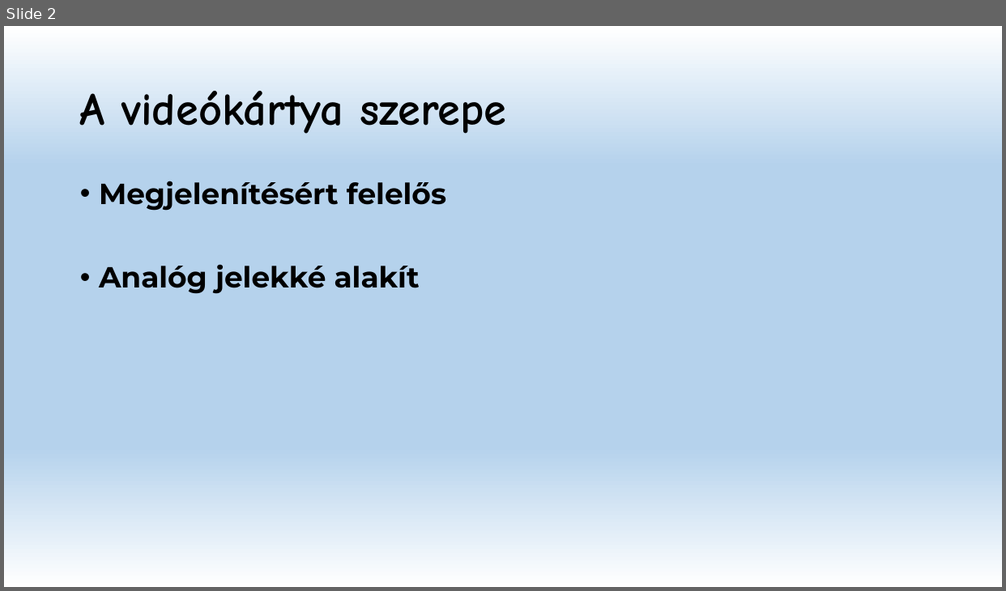
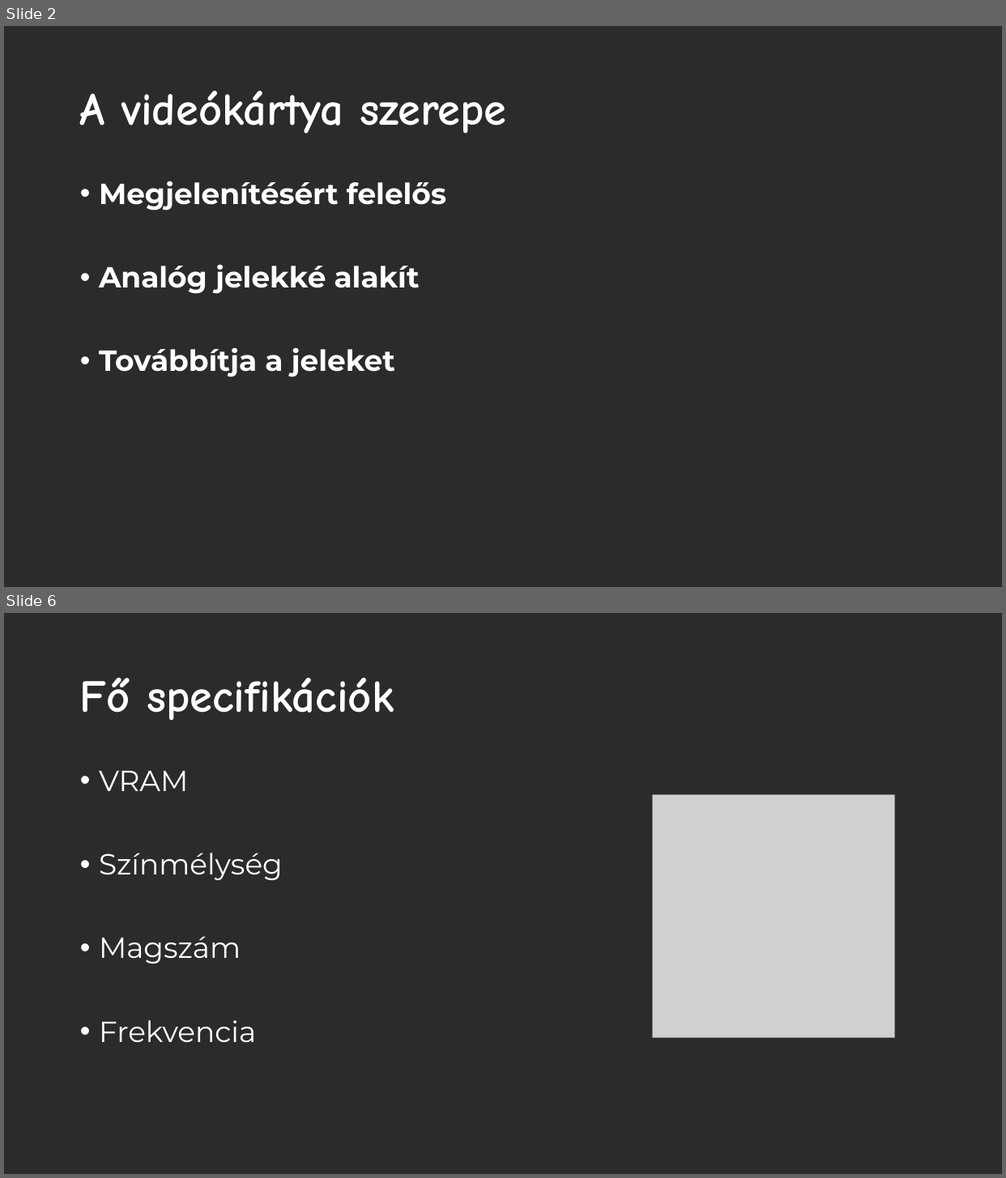
Before and after one commit to Sauher/SchauerRepo, a slide deck: Videókártya.pptx. Shown one above the other, each under a label of ours: slide 2 before the commit, slides 2 and 6 after it; the slides between them are not shown. The pictures are 1006x591 and 1006x1178 pixels, drawn with LibreOffice and Linux fonts; fonts in the diff are those of the drawing; grey boxes stand for pictures; background and template pictures are left out; a plain dark background stands for a picture behind light text. Boxes give left, top, right and bottom in pixels: in the first picture for what was removed or moved away, otherwise in the second. Text is boxed around its words. In the diff, an @@ line names an element or a change of style, - is before the commit and + after.

```diff
--- a/Videókártya.pptx
+++ b/Videókártya.pptx
@@ slide 6 added at <box>4,613,1002,1174</box>, background picture (left out) @@
@@ title added at <box>80,678,394,721</box>, 44 pt, text #FFFFFF, bold @@
+Fő specifikációk
@@ text added at <box>99,771,283,1042</box>, 28 pt, text #FFFFFF @@
+• VRAM
+• Színmélység
+• Magszám
+• Frekvencia
@@ picture added at <box>652,795,895,1037</box> @@
@@ slide 2 changed as well @@
@@ background gradient #FFFFFF to #B5D2EC to picture (left out) @@
@@ title "A videókártya szerepe" at <box>80,91,507,134</box>: text colour #000000 to #FFFFFF @@
@@ text at <box>99,181,446,294</box>: text colour #000000 to #FFFFFF in "Megjelenítésért felelős", "Analóg jelekké alakít" @@
@@ text at <box>99,348,395,378</box>: paragraph added @@
+• Továbbítja a jeleket
```
Also in this commit, not shown: 2 other slides changed, 4 other slides added, 5 slides removed.
